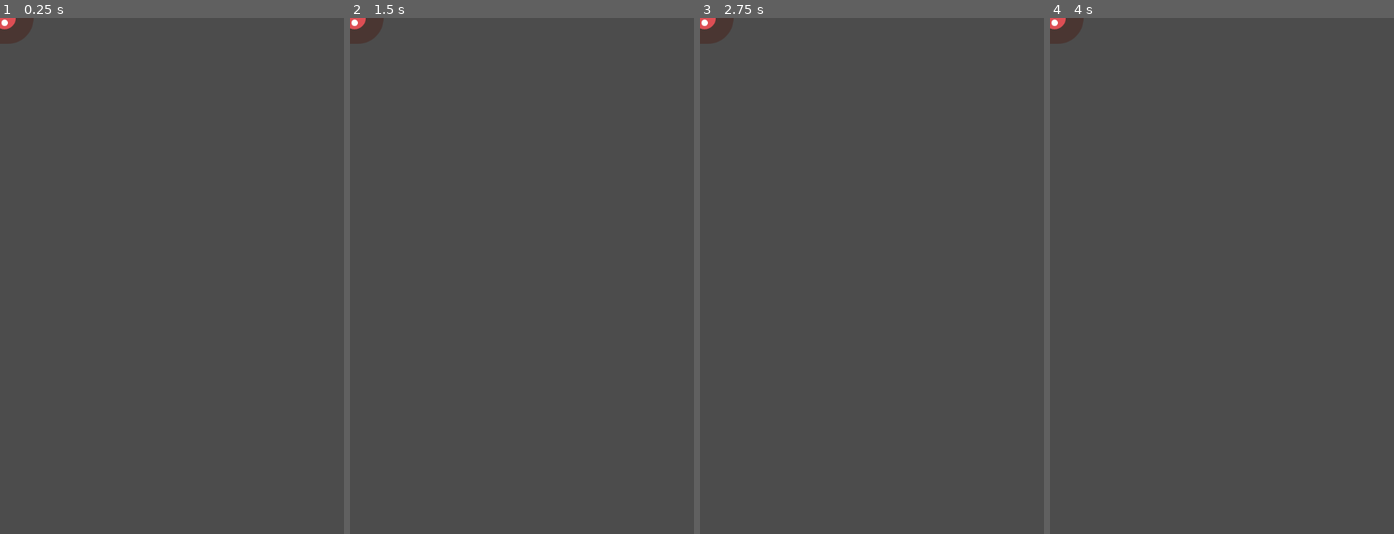
Above: before the commit, frames 1-4 (left to right).
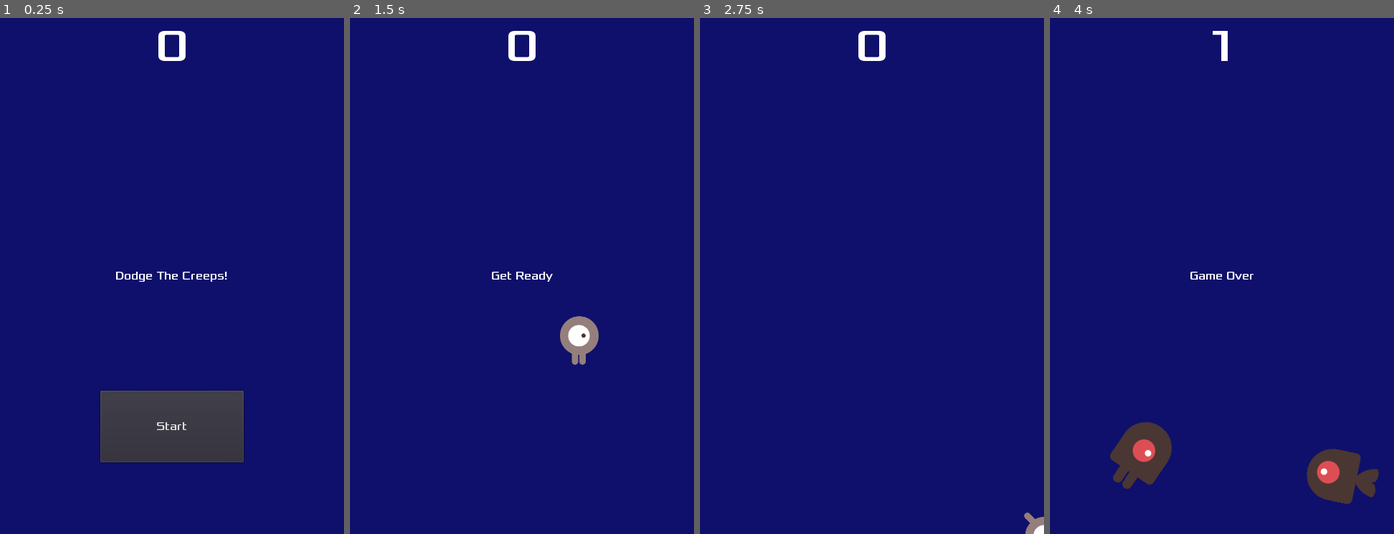
Above: after the commit, the same moments.

Repository: 44351-w22/godot-tutorial-SRitt12
Game: Godot game, scene res://Main.tscn
Same seed, same stepped clock (60 frames per second), same inputs: the game is played once before the commit and once after it. Before the commit the project starts from res://Mob.tscn.
Inputs (mouse positions are in pixels of both pictures, inside the frame that each line leads up to):
- Up to frame 1 (0.25 s): no input
- Up to frame 2 (1.5 s): click (522, 425) at 0.5 s, where only the run after the commit has a clickable "Start"; tap Enter (start_game) at 1.25, 1.35 s; hold Right (ui_right) from 1.28 s (still down)
- Up to frame 3 (2.75 s): release Right (ui_right) at 2.03 s; hold Down (ui_down) from 2.03 s (still down); tap Enter (start_game) at 2.1 s
- Up to frame 4 (4 s): release Down (ui_down) at 2.78 s; hold Right (ui_right) 2.78-3.53 s; tap Enter (start_game) at 2.85, 3.6 s; hold Up (ui_up) from 3.53 s (still down)

The runs differ from the first frame. In frame 1, 94% of the frame differs, in the area x 0-100%, y 0-100%; in frame 2, 100%; in frame 3, 100%; in frame 4, 100%.

Commit message:
Correctly set main scene

Diff:
--- a/project.godot
+++ b/project.godot
@@ -11,7 +11,7 @@
 [application]
 
 config/name="Godot-tutorial- S Ritt 12"
-run/main_scene="res://Mob.tscn"
+run/main_scene="res://Main.tscn"
 config/icon="res://icon.png"
 
 [display]
Not shown, added: docs/index.apple-touch-icon.png.import
Not shown, added: docs/index.icon.png.import
Not shown, added: docs/index.png.import
